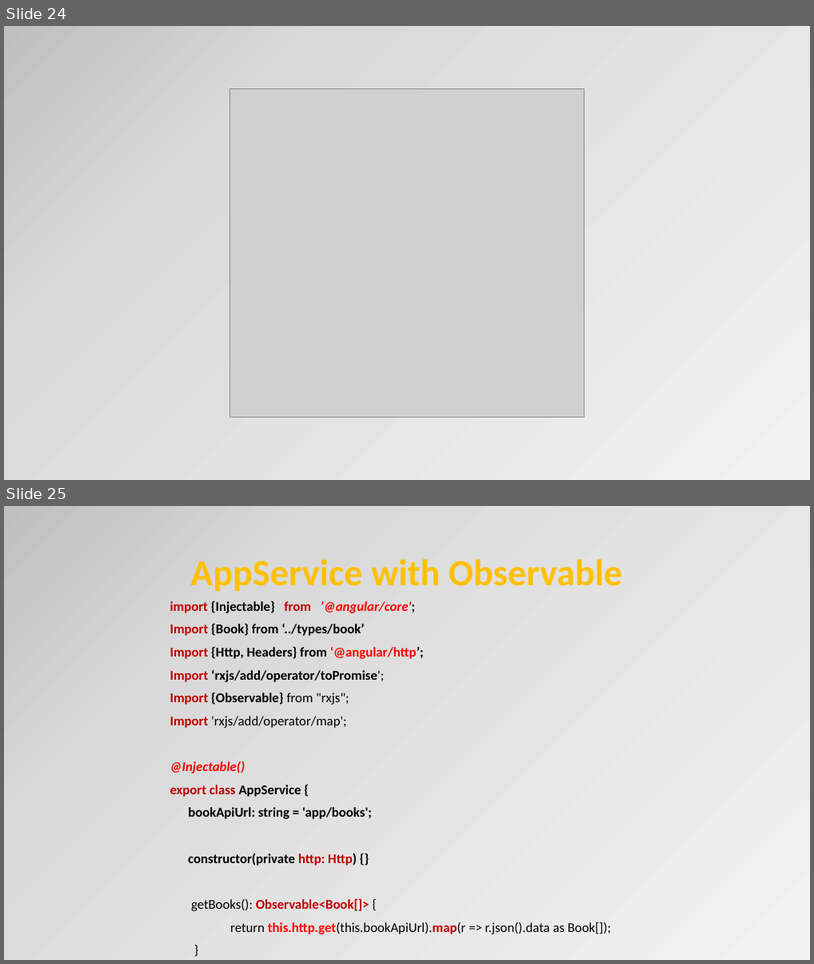
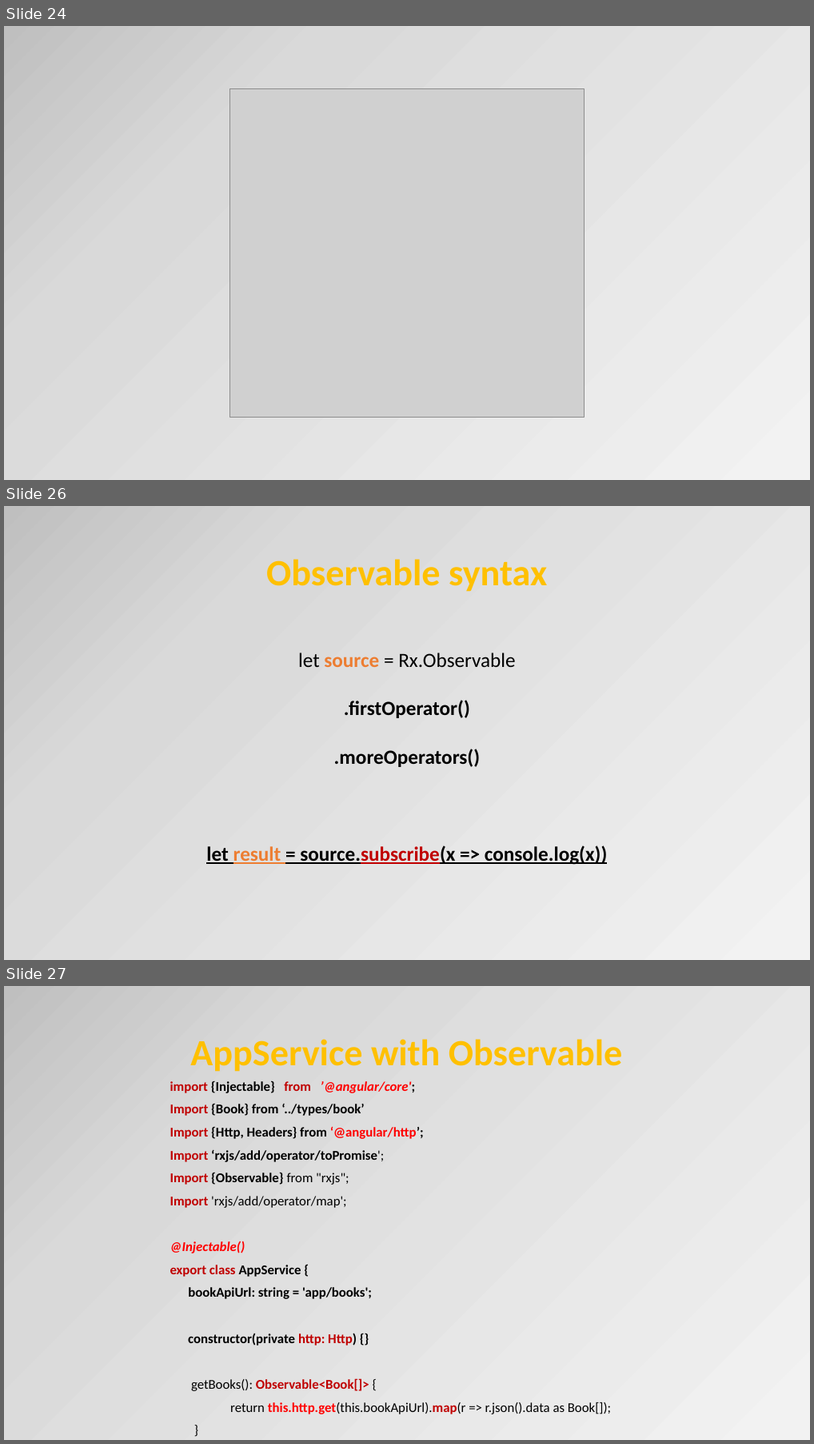
Before and after one commit to petereijgermans11/workshop-reactjs-angular, a slide deck: Angular2.pptx. Shown one above the other, each under a label of ours: slides 24 and 25 before the commit, slides 24, 26 and 27 after it; the slides between them are not shown. The pictures are 814x964 and 814x1444 pixels, drawn with LibreOffice and Linux fonts; fonts in the diff are those of the drawing; grey boxes stand for pictures. Boxes give left, top, right and bottom in pixels: in the first picture for what was removed or moved away, otherwise in the second. Text is boxed around its words. In the diff, an @@ line names an element or a change of style, - is before the commit and + after.

Commit message:
promise syntax and observable syntax
promise syntax and observable syntax

```diff
--- a/Angular2.pptx
+++ b/Angular2.pptx
@@ slide 26 added at bbox=[4, 506, 810, 960], background gradient #F2F2F2 to #D9D9D9 to #BFBFBF to #A6A6A6 @@
@@ title added at bbox=[266, 559, 547, 592], 44 pt, text #FFC000, bold @@
+Observable syntax
@@ text added at bbox=[206, 652, 607, 864], 24 pt, text #000000, bold @@
+let source = Rx.Observable
+.firstOperator()
+.moreOperators()
+let result = source.subscribe(x => console.log(x))
@@ what was slide 25 is now slide 27 @@
```
Also in this commit, not shown: 2 slides changed, 1 other slide added, 3 other files.
